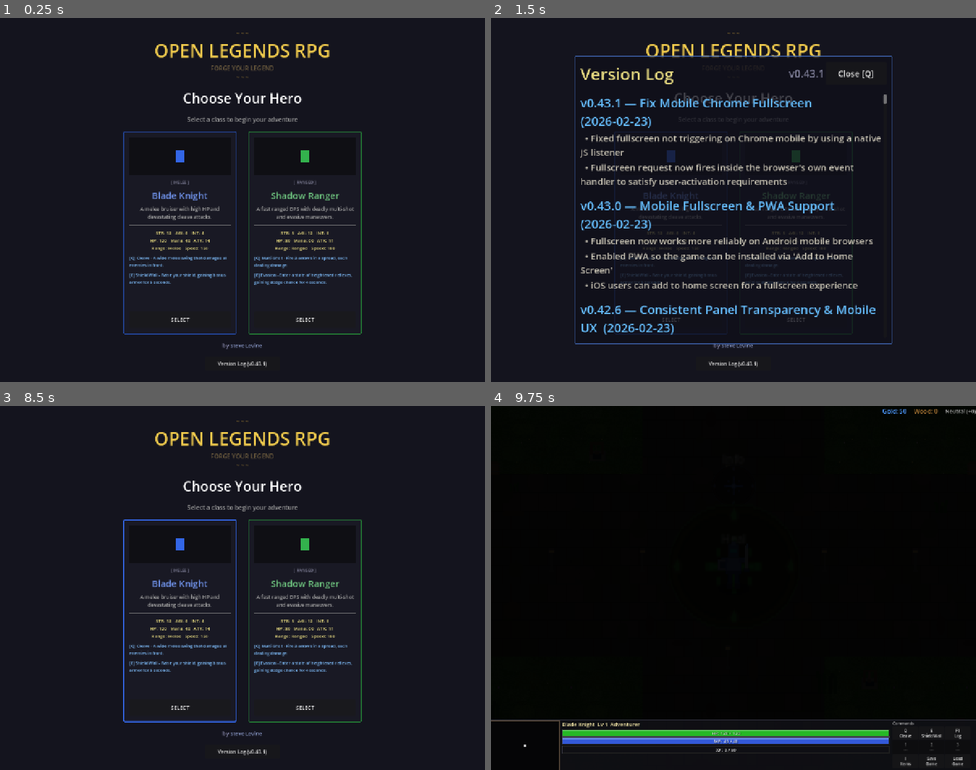
Above: before the commit, frames 1-4 (two rows, left to right).
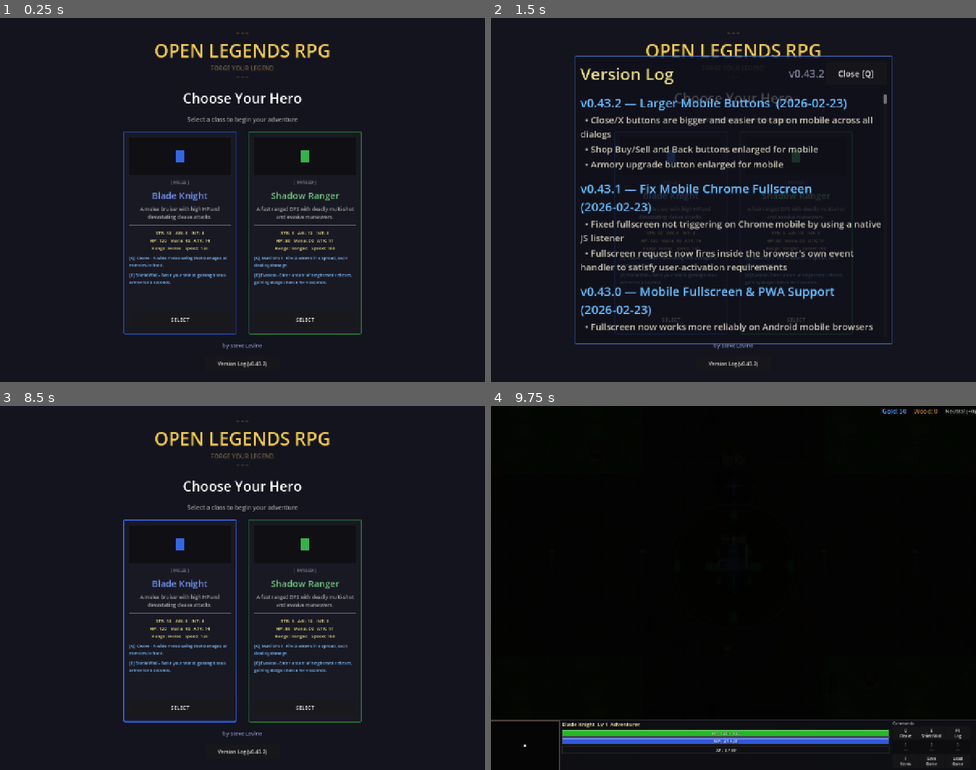
Above: after the commit, the same moments.

Repository: slxny/legends-open-rpg
Game: Godot game, scene res://scenes/main.tscn
The game is run twice, just before and just after one commit, with the same random seed, the same clock (stepped at 60 frames per second) and the same inputs.
Inputs (mouse positions are in pixels of both pictures, inside the frame that each line leads up to):
- Up to frame 1 (0.25 s): no input
- Up to frame 2 (1.5 s): click "Version Log (v0.43.1)" (after the commit: "Version Log (v0.43.2)") at 0.5 s; click "SELECT" at 1.25 s
- Up to frame 3 (8.5 s): click "SELECT" at 2 s; tap Enter at 2.75, 4.25, 5.75 s; move the mouse to (349, 569) at 2.77 s; hold D (move_right) 2.78-3.5 s; hold Q (ability_1) 2.78-3.5 s; click (349, 569) at 2.92 s; tap Space (attack) at 3.5, 6.5 s; drag from (145, 606) to (218, 660) at 3.52 s; move the mouse to (291, 507) at 4.27 s; hold D (move_right) 4.28-5 s; hold Space (attack) 4.28-5 s; drag from (218, 660) to (97, 533) at 5.02 s; move the mouse to (388, 642) at 5.77 s; hold A (move_left) 5.78-6.5 s; tap 1 at 5.85 s; tap I (toggle_inventory) at 6.4 s; drag from (97, 533) to (169, 497) at 6.52 s; move the mouse to (266, 588) at 7.27 s; hold S (move_down) 7.28-8 s; tap 3 at 7.35 s; click (266, 588) at 7.42 s; tap Escape (ui_cancel) at 7.9 s; drag from (169, 497) to (145, 606) at 8.02 s
- Up to frame 4 (9.75 s): move the mouse to (840, 569) at 8.77 s; hold W (move_up) 8.78-9.5 s; hold Q (ability_1) 8.78-9.5 s; drag from (636, 606) to (709, 660) at 9.52 s

The runs differ from the first frame. In frame 1, less than 0.1% of the frame differs, in the area x 54-55%, y 94-96%; in frame 2, 11%, in the area x 18-81%, y 14-96%; in frame 3, less than 0.1%; in frame 4, nothing differs.

Commit message:
Enlarge close/X buttons on mobile across all dialogs
Buttons were too small to tap comfortably on phone screens.
Increased sizes consistently across every dialog:
- "Close [Q]" buttons: 220x68 → 280x90, font 38 → 44
- "X" buttons: ~80x80 → ~100x100+, font 34 → 42-52
- Shop tab_h: 80 → 100, btn_h: 76 → 90
- Armory upgrade button: 220x72 → 260x90
- Pause menu help Close button: 200x64 → 260x90

https://claude.ai/code/session_011TCgb3YKAF7G9y6uE4ZQeY

Diff:
--- a/scenes/ui/armory_dialog.gd
+++ b/scenes/ui/armory_dialog.gd
@@ -37,8 +37,8 @@
 		panel.offset_bottom = vp_size.y / 2.0 - margin
 		$Panel/MarginContainer/VBox/TopBar/Title.add_theme_font_size_override("font_size", 56)
 		gold_label.add_theme_font_size_override("font_size", 44)
-		close_button.add_theme_font_size_override("font_size", 38)
-		close_button.custom_minimum_size = Vector2(220, 68)
+		close_button.add_theme_font_size_override("font_size", 44)
+		close_button.custom_minimum_size = Vector2(280, 90)
 
 func close() -> void:
 	_is_visible = false
@@ -109,7 +109,7 @@
 
 		var upgrade_btn = Button.new()
 		upgrade_btn.text = "Upgrade"
-		upgrade_btn.custom_minimum_size = Vector2(220, 72) if _is_mobile else Vector2(90, 32)
+		upgrade_btn.custom_minimum_size = Vector2(260, 90) if _is_mobile else Vector2(90, 32)
 		if _is_mobile:
 			upgrade_btn.add_theme_font_size_override("font_size", 34)
 		var type = upgrade_type
--- a/scenes/ui/changelog_dialog.gd
+++ b/scenes/ui/changelog_dialog.gd
@@ -9,9 +9,19 @@
 var _is_visible: bool = false
 var _is_mobile: bool = false
 
-const GAME_VERSION := "v0.43.1"
+const GAME_VERSION := "v0.43.2"
 
 const CHANGELOG: Array[Dictionary] = [
+	{
+		"version": "v0.43.2",
+		"title": "Larger Mobile Buttons",
+		"date": "2026-02-23",
+		"entries": [
+			"Close/X buttons are bigger and easier to tap on mobile across all dialogs",
+			"Shop Buy/Sell and Back buttons enlarged for mobile",
+			"Armory upgrade button enlarged for mobile",
+		]
+	},
 	{
 		"version": "v0.43.1",
 		"title": "Fix Mobile Chrome Fullscreen",
@@ -765,8 +775,8 @@
 		panel.offset_right = vp_size.x / 2.0 - margin
 		panel.offset_top = -vp_size.y / 2.0 + margin
 		panel.offset_bottom = vp_size.y / 2.0 - margin
-		close_button.custom_minimum_size = Vector2(220, 68)
-		close_button.add_theme_font_size_override("font_size", 38)
+		close_button.custom_minimum_size = Vector2(280, 90)
+		close_button.add_theme_font_size_override("font_size", 44)
 		version_label.add_theme_font_size_override("font_size", 40)
 		$Panel/MarginContainer/VBox/TopBar/Title.add_theme_font_size_override("font_size", 56)
 	else:
--- a/scenes/ui/hero_stats_panel.gd
+++ b/scenes/ui/hero_stats_panel.gd
@@ -99,8 +99,8 @@
 		panel.offset_top = -vp_size.y / 2.0 + margin
 		panel.offset_bottom = vp_size.y / 2.0 - margin
 		$Panel/MarginContainer/VBox/TopBar/Title.add_theme_font_size_override("font_size", 48)
-		close_button.add_theme_font_size_override("font_size", 34)
-		close_button.custom_minimum_size = Vector2(200, 64)
+		close_button.add_theme_font_size_override("font_size", 44)
+		close_button.custom_minimum_size = Vector2(280, 90)
 		stats_label.add_theme_font_size_override("normal_font_size", 34)
 		$Panel/MarginContainer/VBox/Scroll/ScrollContent/BuffsTitle.add_theme_font_size_override("font_size", 40)
 
--- a/scenes/ui/inventory_screen.gd
+++ b/scenes/ui/inventory_screen.gd
@@ -105,8 +105,8 @@
 		close_hint.queue_free()
 		var close_btn = Button.new()
 		close_btn.text = "X"
-		close_btn.custom_minimum_size = Vector2(100, 80)
-		close_btn.add_theme_font_size_override("font_size", 48)
+		close_btn.custom_minimum_size = Vector2(140, 100)
+		close_btn.add_theme_font_size_override("font_size", 52)
 		close_btn.pressed.connect(toggle)
 		$Panel/MarginContainer/VBox/TopBar.add_child(close_btn)
 	else:
--- a/scenes/ui/pause_menu.gd
+++ b/scenes/ui/pause_menu.gd
@@ -85,8 +85,8 @@
 
 	var close_btn = Button.new()
 	close_btn.text = "X"
-	close_btn.custom_minimum_size = Vector2(120, 64) if _is_mobile else Vector2(40, 32)
-	close_btn.add_theme_font_size_override("font_size", 36 if _is_mobile else 16)
+	close_btn.custom_minimum_size = Vector2(140, 90) if _is_mobile else Vector2(40, 32)
+	close_btn.add_theme_font_size_override("font_size", 44 if _is_mobile else 16)
 	close_btn.add_theme_color_override("font_color", Color(1.0, 0.4, 0.3))
 	close_btn.pressed.connect(func(): close())
 	top_bar.add_child(close_btn)
@@ -193,9 +193,9 @@
 	top.add_child(spacer)
 	var close_btn = Button.new()
 	close_btn.text = "Close"
-	close_btn.custom_minimum_size = Vector2(200, 64) if _is_mobile else Vector2(80, 32)
+	close_btn.custom_minimum_size = Vector2(260, 90) if _is_mobile else Vector2(80, 32)
 	if _is_mobile:
-		close_btn.add_theme_font_size_override("font_size", 36)
+		close_btn.add_theme_font_size_override("font_size", 44)
 	close_btn.pressed.connect(func(): help_layer.queue_free())
 	top.add_child(close_btn)
 	vbox.add_child(top)
--- a/scenes/ui/shop_dialog.gd
+++ b/scenes/ui/shop_dialog.gd
@@ -76,9 +76,9 @@
 	var fs_title = 48 if _is_mobile else 20
 	var fs_normal = 36 if _is_mobile else 14
 	var fs_small = 30 if _is_mobile else 12
-	var fs_btn = 34 if _is_mobile else 14
-	var btn_h = 76 if _is_mobile else 32
-	var tab_h = 80 if _is_mobile else 36
+	var fs_btn = 42 if _is_mobile else 14
+	var btn_h = 90 if _is_mobile else 32
+	var tab_h = 100 if _is_mobile else 36
 	var margin_px = 16 if _is_mobile else 12
 
 	# Root margin
@@ -227,13 +227,13 @@
 	detail_vbox.add_child(action_row)
 
 	_detail_action_btn = Button.new()
-	_detail_action_btn.custom_minimum_size = Vector2(180 if _is_mobile else 100, btn_h + 4)
+	_detail_action_btn.custom_minimum_size = Vector2(220 if _is_mobile else 100, btn_h + 4)
 	_detail_action_btn.add_theme_font_size_override("font_size", fs_btn)
 	action_row.add_child(_detail_action_btn)
 
 	_detail_close_btn = Button.new()
 	_detail_close_btn.text = "Back"
-	_detail_close_btn.custom_minimum_size = Vector2(140 if _is_mobile else 80, btn_h + 4)
+	_detail_close_btn.custom_minimum_size = Vector2(180 if _is_mobile else 80, btn_h + 4)
 	_detail_close_btn.add_theme_font_size_override("font_size", fs_btn)
 	_detail_close_btn.pressed.connect(_hide_detail)
 	action_row.add_child(_detail_close_btn)
--- a/scenes/ui/tavern_dialog.gd
+++ b/scenes/ui/tavern_dialog.gd
@@ -58,8 +58,8 @@
 		panel.offset_bottom = vp_size.y / 2.0 - margin
 		$Panel/MarginContainer/VBox/TopBar/Title.add_theme_font_size_override("font_size", 56)
 		gold_label.add_theme_font_size_override("font_size", 44)
-		close_button.add_theme_font_size_override("font_size", 38)
-		close_button.custom_minimum_size = Vector2(220, 68)
+		close_button.add_theme_font_size_override("font_size", 44)
+		close_button.custom_minimum_size = Vector2(280, 90)
 
 func close() -> void:
 	_is_visible = false
--- a/scenes/ui/woodworking_dialog.gd
+++ b/scenes/ui/woodworking_dialog.gd
@@ -70,8 +70,8 @@
 		panel.offset_bottom = vp_size.y / 2.0 - margin
 		$Panel/MarginContainer/VBox/TopBar/Title.add_theme_font_size_override("font_size", 56)
 		wood_label.add_theme_font_size_override("font_size", 44)
-		close_button.add_theme_font_size_override("font_size", 38)
-		close_button.custom_minimum_size = Vector2(220, 68)
+		close_button.add_theme_font_size_override("font_size", 44)
+		close_button.custom_minimum_size = Vector2(280, 90)
 
 func close() -> void:
 	_is_visible = false
